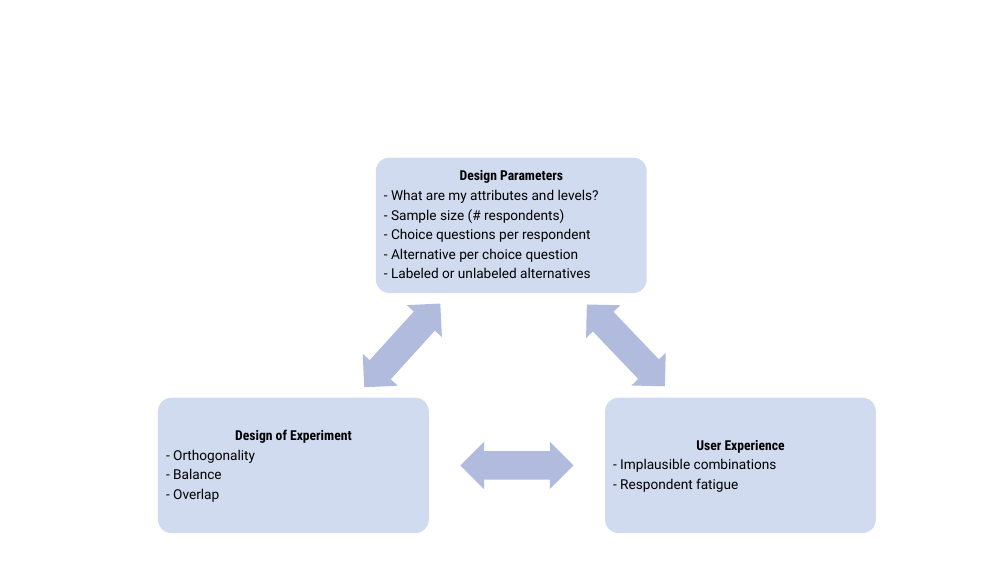
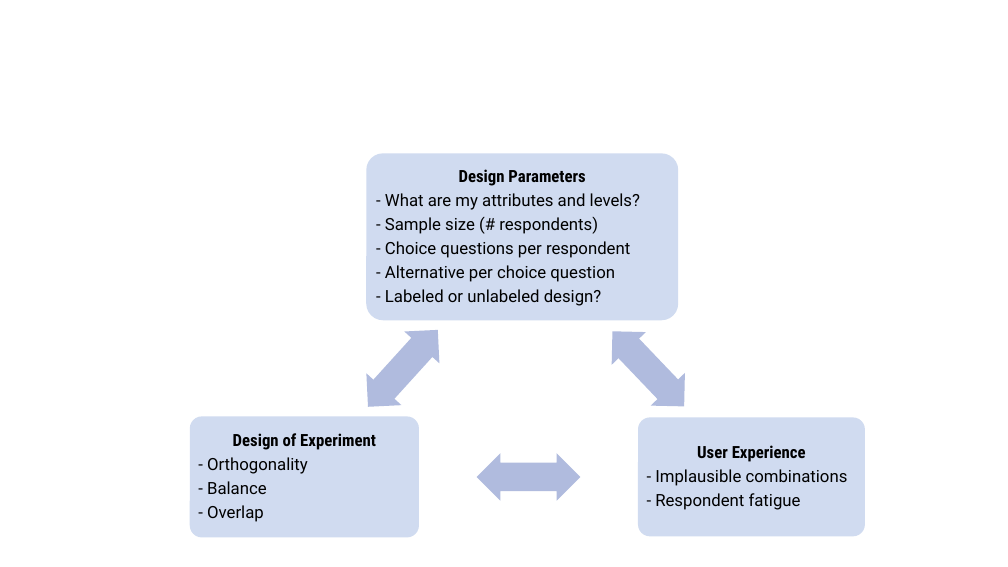
Before and after one commit to jhelvy/2022-sawtooth-conf, a slide deck: slide 1 of images/images.pptx. Drawn at 1008x567 pixels with LibreOffice and Linux fonts; fonts in the diff are those of the drawing. Boxes give left, top, right and bottom in pixels: in the first picture for what was removed or moved away, otherwise in the second. Text is boxed around its words. In the diff, an @@ line names an element or a change of style, - is before the commit and + after.

```diff
--- a/images/images.pptx
+++ b/images/images.pptx
@@ rounded rectangle: place and size @@
-rounded rectangle at (376,158,647,293)
+rounded rectangle at (366,154,678,321)
@@ text at (385,169,640,282): size 13 to 16 pt in "Design Parameters", "- What are my attributes and levels?", "- Sample size (# respondents)", "- Choice questions per respondent" and 1 more places; more space between paragraphs @@
@@ text at (385,289,602,306): text changed; size 13 to 16 pt @@
-- Labeled or unlabeled alternatives
+- Labeled or unlabeled design?
@@ left right arrow: place and size @@
-left right arrow at (347,288,458,404)
+left right arrow at (350,314,455,423)
@@ left right arrow: place and size @@
-left right arrow at (570,288,683,403)
+left right arrow at (595,315,701,423)
@@ rounded rectangle: place and size @@
-rounded rectangle at (158,398,429,533)
+rounded rectangle at (190,417,419,538)
@@ rounded rectangle: place and size @@
-rounded rectangle at (605,398,876,533)
+rounded rectangle at (638,417,865,536)
@@ text "Design of Experiment": place and size @@
-text "Design of Experiment" at (173,429,352,502)
+text "Design of Experiment" at (207,433,376,522)
@@ text "Design of Experiment" at (207,433,376,522): size 13 to 16 pt; more space between paragraphs @@
@@ text "User Experience" at (655,445,848,510): size 13 to 16 pt; more space between paragraphs @@
@@ text "User Experience": place and size @@
-text "User Experience" at (620,440,785,492)
+text "User Experience" at (655,445,848,510)
@@ left right arrow: place and size @@
-left right arrow at (461,442,574,489)
+left right arrow at (476,453,580,501)
```
Also in this commit, not shown: 16 other files.
